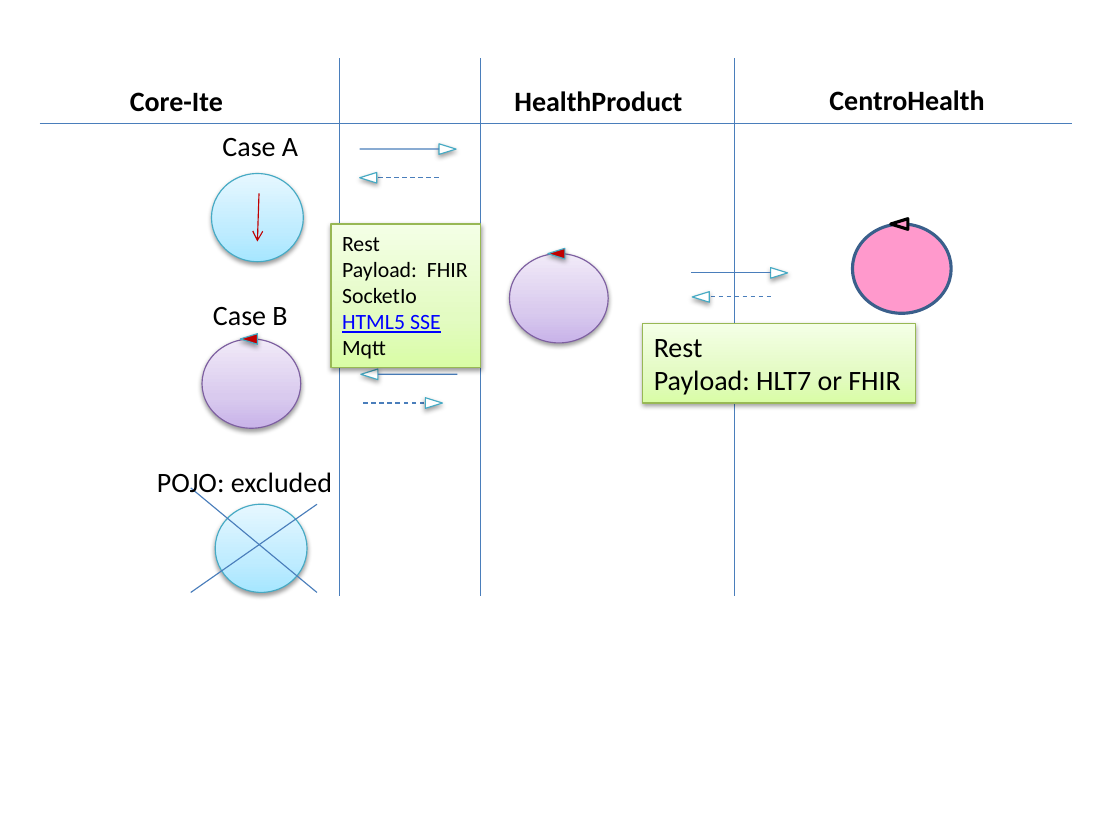
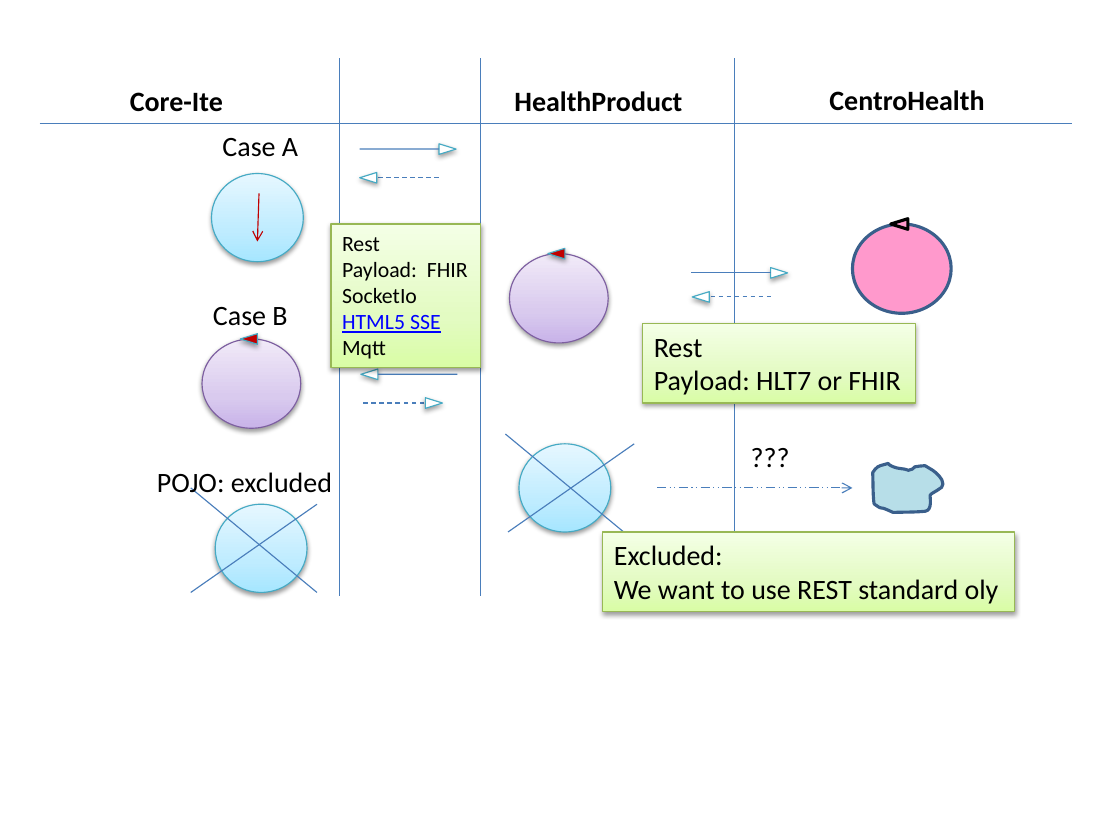
Before and after one commit to anatali/natMaterial, a slide deck: slide 9 of health/userDocs/UniboFigs.pptx. Drawn at 1120x840 pixels with LibreOffice and Linux fonts; fonts in the diff are those of the drawing. Boxes give left, top, right and bottom in pixels: in the first picture for what was removed or moved away, otherwise in the second. Text is boxed around its words. In the diff, an @@ line names an element or a change of style, - is before the commit and + after.

```diff
--- a/health/userDocs/UniboFigs.pptx
+++ b/health/userDocs/UniboFigs.pptx
@@ line added from (505, 435) to (632, 539), #4B7EBC 0.75 pt @@
@@ line added from (634, 444) to (508, 532), #4B7EBC 0.75 pt @@
@@ ellipse added at bbox=[519, 444, 610, 532], fill gradient #A7E6FF to #C1EDFF to #E7F8FF, outline #46AAC5 0.75 pt @@
@@ text added at bbox=[739, 435, 801, 479], 18 pt, text #000000 @@
+???
@@ freeform shape added at bbox=[872, 464, 943, 513], fill #B7DEE8, outline #3A5F8C 2 pt @@
@@ arrow added from (657, 488) to (852, 488), #4B7EBC 0.75 pt dashed @@
@@ rectangle added at bbox=[603, 532, 1015, 612], fill gradient #DAFDA7 to #E4FCC2 to #F5FFE7, outline #98B955 0.75 pt, 18 pt, text #000000 @@
+Excluded:
+We want to use REST standard oly
```
Also in this commit, not shown: 3 other files.
